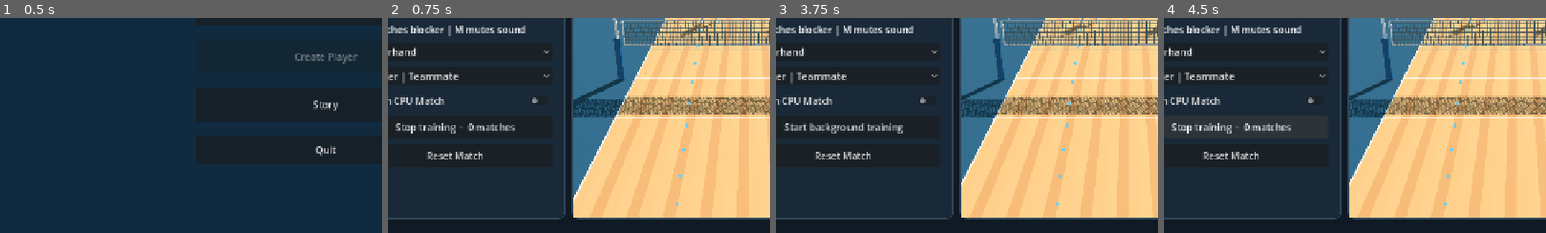
Above: before the commit, frames 1-4 (left to right).
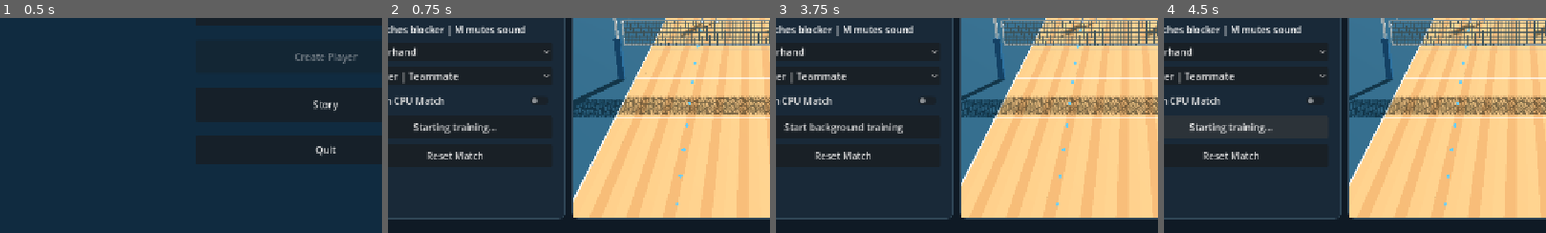
Above: after the commit, the same moments.

Repository: foreandr/volleyball
Game: Godot game, scene res://scenes/main.tscn
Same seed, same stepped clock (60 frames per second), same inputs: the game is played once before the commit and once after it.
Inputs:
- Up to frame 1 (0.5 s): no input
- Up to frame 2 (0.75 s): click "Play" at 0.5 s
- Up to frame 3 (3.75 s): click "Back" at 1.25 s; click "Play" at 2 s; click "Stop training · 0 matches" (after the commit: "Starting training…") at 2.75 s; click "Replay rally (R)" at 3.5 s
- Up to frame 4 (4.5 s): click "Start background training" at 4.25 s
The pictures show only the part of the screen within x 7-57%, y 50-100%; the shares and areas given below are measured in that part.

Frame 1 is identical in both runs. In frame 2, 0.8% of the frame differs, in the area x 2-34%, y 48-54%; in frame 3, nothing differs; in frame 4, 0.8%.

Commit message:
Prevent duplicate training workers and show saved progress

Diff:
--- a/scripts/iteration_run.gd
+++ b/scripts/iteration_run.gd
@@ -4,28 +4,40 @@
 
 var pid := -1
 var run_path := ""
+var started_at := -1
+
+static func worker_port() -> int:
+	var profile := ProjectSettings.globalize_path(Policy.DIRECTORY).replace("\\","/").to_lower()
+	return 36000+posmod(profile.hash(),10000)
 
 func status() -> Dictionary:
 	var data := Policy.read_json(Policy.DIRECTORY+"/status.json")
 	if data.is_empty(): data = Policy.read_json(Policy.DIRECTORY+"/status.json.bak")
 	var worker := int(data.get("pid",0))
-	if pid > 0 and OS.is_process_running(pid) and worker != pid:
+	var state := str(data.get("state","ready"))
+	var heartbeat := float(data.get("heartbeat",0.0))
+	var recent := heartbeat > 0.0 and absf(Time.get_unix_time_from_system()-heartbeat) < 15.0
+	var running := state == "running" and worker > 0 and (recent or OS.is_process_running(worker))
+	if not running and pid > 0 and worker != pid and Time.get_ticks_msec()-started_at < 15000 and OS.is_process_running(pid):
 		data = {"state":"starting","pid":pid,"run":run_path}
 		worker = pid
-	var state := str(data.get("state","ready"))
-	var running := state in ["running","starting"] and worker > 0 and OS.is_process_running(worker)
+		state = "starting"
+		running = true
 	if running and FileAccess.file_exists(str(data.run)+"/stop"):
 		state = "stopping"
 	elif not running and state in ["running","starting"]:
 		state = "stopped"
 	data["state"] = state
 	data["running"] = running
+	if not data.has("saved_matches"):
+		data["saved_matches"] = int(Policy.read_json(Policy.PATH).get("matches",0))
 	return data
 
 func start(minutes: int) -> bool:
 	if status().running: return false
 	var id := "%d-%d-%d" % [int(Time.get_unix_time_from_system()),OS.get_process_id(),Time.get_ticks_msec()]
 	run_path = Policy.DIRECTORY+"/runs/"+id
+	started_at = Time.get_ticks_msec()
 	pid = OS.create_process(OS.get_executable_path(),["--headless","--path",ProjectSettings.globalize_path("res://"),
 		"--script","res://tools/iteration_worker.gd","--",id,str(minutes)])
 	return pid > 0
--- a/scripts/story_animations.gd
+++ b/scripts/story_animations.gd
@@ -334,8 +334,10 @@
 	match_training.disabled = state.state == "stopping"
 	if state.state == "stopping":
 		match_training.text = "Stopping training…"
+	elif state.state == "starting":
+		match_training.text = "Starting training…"
 	elif state.running:
-		match_training.text = "Stop training  ·  %d matches" % int(state.get("matches",0))
+		match_training.text = "Stop training  ·  %d saved" % int(state.get("saved_matches",0))
 	else:
 		match_training.text = "Start background training"
 
--- a/scripts/volleyball_match.gd
+++ b/scripts/volleyball_match.gd
@@ -138,6 +138,7 @@
 var held_ball := false
 var last_point := {}
 var replay := Replay.new()
+var next_replay_sample := 0.0
 var overpass_flight := -1
 var overpass_plan_flight := -1
 var overpass_player := -1
@@ -2174,7 +2175,9 @@
 		return
 	var previous_rallies := rallies
 	step_match(delta,controls)
-	if phase != Phase.FINISHED or dead_age <= 2.0: replay.record(self)
+	if (phase != Phase.FINISHED or dead_age <= 2.0) and match_clock+0.0005 >= next_replay_sample:
+		replay.record(self)
+		next_replay_sample = match_clock+1.0/30.0
 	if not cpu_policy.demo_recording: return
 	var point_finished := rallies > previous_rallies
 	if phase == Phase.LIVE:
--- a/tools/iterate_matches.gd
+++ b/tools/iterate_matches.gd
@@ -89,7 +89,7 @@
 	var last_ball := Vector3.INF
 	var flags := []
 	for tick in range(game.WIN_SCORE*TICKS_PER_TARGET_POINT):
-		if watching and tick%120 == 0 and await pause_match(game): break
+		if watching and tick%30 == 0 and await pause_match(game): break
 		game.step_match(STEP,page.player_controls)
 		if watching:
 			if game.phase == game.Phase.LIVE or (game.phase == game.Phase.READY and game.serve_pending):
--- a/tools/iteration_worker.gd
+++ b/tools/iteration_worker.gd
@@ -2,6 +2,8 @@
 
 const Policy = preload("res://scripts/cpu_policy.gd")
 const Review = preload("res://scripts/match_review.gd")
+const IterationRun = preload("res://scripts/iteration_run.gd")
+var worker_lock := TCPServer.new()
 var run_dir := ""
 var started := 0
 var limit_ms := 0
@@ -13,20 +15,29 @@
 var player_markers := {}
 var next_demo_scan := 0
 var reported_demo_findings := -1
+var batch_started := 0
+var next_status_at := 0
+var saved_matches := 0
 
 func run() -> void:
 	var args := OS.get_cmdline_user_args()
 	if args.size() < 2 or args.size() > 3:
 		quit(2)
 		return
+	if worker_lock.listen(IterationRun.worker_port(),"127.0.0.1") != OK:
+		quit(3)
+		return
 	var existing := Policy.read_json(Policy.DIRECTORY+"/status.json")
 	var worker := int(existing.get("pid",0))
-	if existing.get("state","") == "running" and worker > 0 and OS.is_process_running(worker):
+	if not existing.has("heartbeat") and existing.get("state","") == "running" and worker > 0 and OS.is_process_running(worker):
 		quit(3)
 		return
 	run_dir = Policy.DIRECTORY+"/runs/"+args[0]
 	limit_ms = maxi(0,int(args[1]))*60000
 	started = Time.get_ticks_msec()
+	var previous_policy := Policy.read_json(Policy.PATH)
+	if previous_policy.is_empty(): previous_policy = Policy.read_json(Policy.PATH+".bak")
+	saved_matches = int(previous_policy.get("matches",0))
 	scan_demo_findings()
 	update_status("running")
 	await process_frame
@@ -57,6 +68,7 @@
 			break
 		seed(active_seed)
 		game.reset_match()
+		batch_started = Time.get_ticks_msec()
 		var result := await run_match(page,active_seed,0,"")
 		latest_score = result.score
 		result["build"] = page.build_label
@@ -66,6 +78,7 @@
 			if game.cpu_policy.save_match(game.carried_shot_reads) != OK:
 				update_status("Could not save the learning profile")
 				break
+			saved_matches = game.cpu_policy.matches
 		observations += result.review_flags.size()
 		if not append_summary(result):
 			update_status("Could not save the run log")
@@ -86,9 +99,13 @@
 
 func pause_match(game: Node3D) -> bool:
 	latest_score = game.score.duplicate()
-	if Time.get_ticks_msec() >= next_demo_scan: scan_demo_findings()
-	update_status("running")
-	await process_frame
+	var now := Time.get_ticks_msec()
+	if now >= next_demo_scan: scan_demo_findings()
+	if now >= next_status_at: update_status("running")
+	if should_stop(): return true
+	var rest := clampf(float(now-batch_started)*0.00055,0.008,0.10)
+	await create_timer(rest).timeout
+	batch_started = Time.get_ticks_msec()
 	return should_stop()
 
 func scan_demo_findings() -> void:
@@ -130,7 +147,9 @@
 	return true
 
 func update_status(state: String) -> void:
+	next_status_at = Time.get_ticks_msec()+1000
 	DirAccess.make_dir_recursive_absolute(ProjectSettings.globalize_path(run_dir))
 	Policy.write_json(Policy.DIRECTORY+"/status.json",{"state":state,"pid":OS.get_process_id(),
-		"run":run_dir,"matches":completed,"observations":observations,
+		"run":run_dir,"matches":completed,"saved_matches":saved_matches,"observations":observations,
+		"heartbeat":Time.get_unix_time_from_system(),
 		"demo_observations":demo_findings.size(),"player_markers":player_markers.size(),"score":latest_score})
